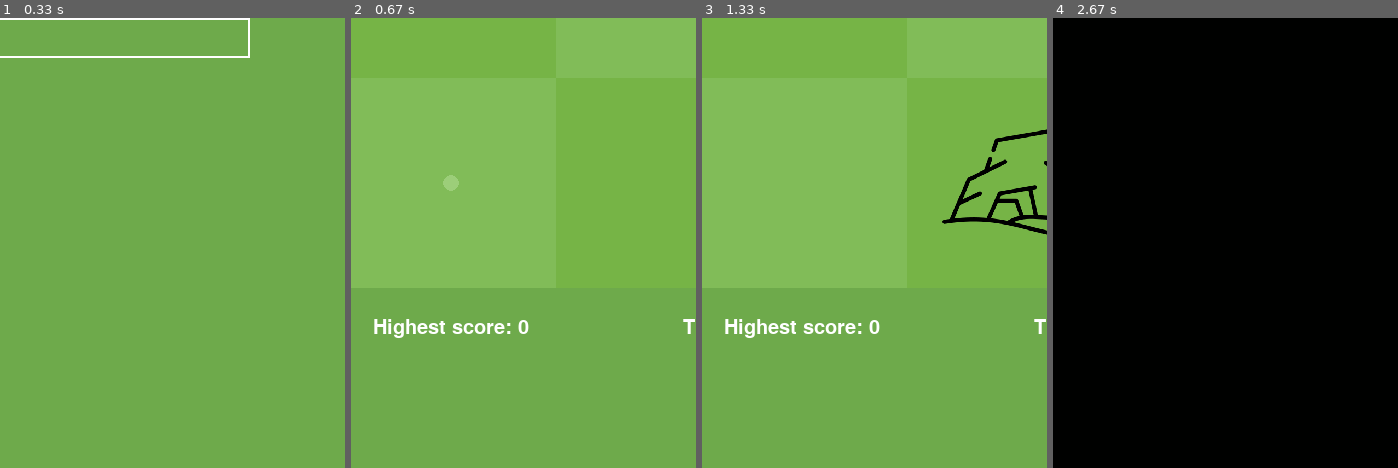
Above: before the commit, frames 1-4 (left to right).
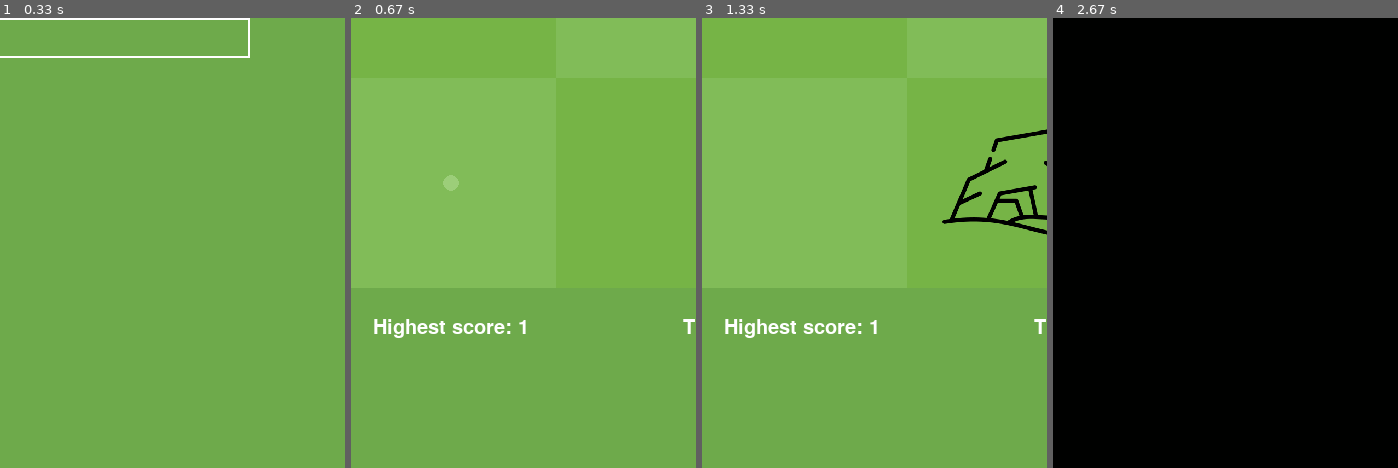
Above: after the commit, the same moments.

Repository: EvgeniyaGo/TUES-9th-grade-Pygame
Game: pygame game, started from BoardMain.py
The game is run twice, just before and just after one commit, with the same random seed, the same clock (stepped at 60 frames per second) and the same inputs.
Inputs (mouse positions are % of the whole screen's width and height, from its top left):
- Up to frame 1 (0.33 s): no input
- Up to frame 2 (0.67 s): tap Enter at 0.33 s
- Up to frame 3 (1.33 s): click (26, 51) at 0.72 s; click (65, 15) at 1.05 s
- Up to frame 4 (2.67 s): click (24, 13) at 1.38 s; click (50, 62) at 1.72 s; click (36, 29) at 2.05 s; click (70, 42) at 2.38 s
The pictures show only the part of the screen within x 36-86%, y 50-100%; the shares and areas given below are measured in that part.

Frame 1 is identical in both runs. In frame 2, less than 0.1% of the frame differs, in the area x 48-52%, y 67-71%; in frame 3, less than 0.1%; in frame 4, nothing differs.

Commit message:
Sound, final polish and read_me
- Added music, sound effect when collecting a carrot
- Checked for pep-8 errors
- Readme file

Diff:
--- a/BoardMain.py
+++ b/BoardMain.py
@@ -6,7 +6,7 @@
 
 # Constants for the pygame
 # For the game screen size (630 so it can be devided by 5, 7 and 9 squares)
-WIDTH = HEIGHT = 630 # For the game screen size
+WIDTH = HEIGHT = 630  # For the game screen size
 BORDER = 30  # For spacing left and right
 REAL_HEIGHT = HEIGHT + BORDER * 4 + 150  # For game real screen size (900)
 REAL_WIDTH = WIDTH + BORDER * 2  # For game real screen size (690)
@@ -46,7 +46,7 @@
             counter += 1
             addElement(screen, board, "CR")
     elif DIMENTIONS > 3:
-        while counter < 3:
+        while counter < DIMENTIONS // 2:
             counter += 1
             addElement(screen, board, "CR")
     elif levels_passed > 0:
@@ -72,8 +72,8 @@
     for row in range(DIMENTIONS):  # top -> bottom
         for col in range(DIMENTIONS):  # left -> right
             piece = board[row][col]
-            if piece != "--": # if it's not empty slot
-                if piece == "CR": # if it's a carrot - make it smaller
+            if piece != "--":  # if it's not empty slot
+                if piece == "CR":  # if it's a carrot - make it smaller
                     spacing_for_piece = SPACING * 3
                 else:
                     spacing_for_piece = SPACING * 2
@@ -116,9 +116,12 @@
 
 # Rerender the top part of the screen where is "Score: ..."
 def renderText(screen, font, score_this, text_surface, spacing, levels_passed, player_name):
-    screen.fill((110, 170, 75), (0, spacing, REAL_WIDTH, text_surface.get_height()))
-    text_surface = font.render(player_name + " | Level " + str(levels_passed) + "  |  Score: " + str(score_this), True, (255, 255, 255))
-    screen.blit(text_surface, ((REAL_WIDTH - text_surface.get_width()) // 2, BORDER))
+    screen.fill((110, 170, 75), (0, spacing,
+                REAL_WIDTH, text_surface.get_height()))
+    text_surface = font.render(player_name + " | Level " + str(
+        levels_passed) + "  |  Score: " + str(score_this), True, (255, 255, 255))
+    screen.blit(
+        text_surface, ((REAL_WIDTH - text_surface.get_width()) // 2, BORDER))
 
 # Show input-name-screen before game starts
 def welcome_screen(screen):
@@ -149,13 +152,16 @@
         # Render the "Welcome!" message and input
         font = p.font.Font(None, WIDTH // 6)
         welcome_text = font.render("Welcome!", True, (255, 255, 255))
-        welcome_rect = welcome_text.get_rect(center=(REAL_WIDTH // 2, REAL_HEIGHT // 3))
+        welcome_rect = welcome_text.get_rect(
+            center=(REAL_WIDTH // 2, REAL_HEIGHT // 3))
         screen.blit(welcome_text, welcome_rect)
 
         # Render the small text above the input field
         small_font = p.font.Font(None, BORDER)
-        small_text = small_font.render("Input your name and press enter:", True, (255, 255, 255))
-        small_rect = small_text.get_rect(center=(REAL_WIDTH // 2, REAL_HEIGHT // 2 - 30))
+        small_text = small_font.render(
+            "Input your name and press enter:", True, (255, 255, 255))
+        small_rect = small_text.get_rect(
+            center=(REAL_WIDTH // 2, REAL_HEIGHT // 2 - 30))
         screen.blit(small_text, small_rect)
 
         p.draw.rect(screen, input_color, input_rect, 2)
@@ -174,7 +180,8 @@
     # Create black-to-green transition
     frame_count = 0
     while frame_count < 2000:
-        current_color = p.Color.lerp(p.Color(0, 0, 0), p.Color(60, 90, 40), frame_count / 2000)
+        current_color = p.Color.lerp(
+            p.Color(0, 0, 0), p.Color(60, 90, 40), frame_count / 2000)
         screen.fill(current_color)
         p.display.update()
         frame_count += 1
@@ -182,23 +189,28 @@
     # Create the 'You died' message
     font = p.font.Font(None, WIDTH//5)
     you_died_text = font.render("You died!", True, (255, 255, 255))
-    you_died_rect = you_died_text.get_rect(center=(REAL_WIDTH // 2, REAL_HEIGHT // 3))
+    you_died_rect = you_died_text.get_rect(
+        center=(REAL_WIDTH // 2, REAL_HEIGHT // 3))
 
     # Create the 'Cause of death: unknown' text
     font = p.font.Font(None, WIDTH//14)
     cause_of_death_text = font.render("Cause of death:", True, (255, 255, 255))
-    cause_of_death_rect = cause_of_death_text.get_rect(center=(REAL_WIDTH // 2, REAL_HEIGHT // 3 + WIDTH // 12 + BORDER * 2))
+    cause_of_death_rect = cause_of_death_text.get_rect(
+        center=(REAL_WIDTH // 2, REAL_HEIGHT // 3 + WIDTH // 12 + BORDER * 2))
     font = p.font.Font(None, WIDTH//10)
     cause_of_death_text_2 = font.render(cause_of_death, True, (255, 90, 90))
-    cause_of_death_rect_2 = cause_of_death_text_2.get_rect(center=(REAL_WIDTH // 2, REAL_HEIGHT // 3 + WIDTH // 6.5 + BORDER * 2))
+    cause_of_death_rect_2 = cause_of_death_text_2.get_rect(
+        center=(REAL_WIDTH // 2, REAL_HEIGHT // 3 + WIDTH // 6.5 + BORDER * 2))
 
     # Create the 'Leave' button
-    leave_button = p.Rect(REAL_WIDTH // 2 - 100, REAL_HEIGHT // 2 + 180, 200, 50)
+    leave_button = p.Rect(REAL_WIDTH // 2 - 100,
+                          REAL_HEIGHT // 2 + 180, 200, 50)
     leave_text = font.render("Leave", True, (255, 255, 255))
     leave_rect = leave_text.get_rect(center=leave_button.center)
 
     # Create the 'Try Again' button
-    try_again_button = p.Rect(REAL_WIDTH // 2 - 100, REAL_HEIGHT // 2 + 110, 200, 50)
+    try_again_button = p.Rect(REAL_WIDTH // 2 - 100,
+                              REAL_HEIGHT // 2 + 110, 200, 50)
     try_again_text = font.render("Try Again", True, (255, 255, 255))
     try_again_rect = try_again_text.get_rect(center=try_again_button.center)
 
@@ -238,23 +250,28 @@
     group_width = score_label_text.get_width() + score_value_text.get_width()
     group_left = (REAL_WIDTH - group_width) // 2
     group_top = REAL_HEIGHT // 5 + BORDER
-    score_label_rect = score_label_text.get_rect(topleft=(group_left, group_top))
-    score_value_rect = score_value_text.get_rect(topleft=(score_label_rect.right, group_top))
+    score_label_rect = score_label_text.get_rect(
+        topleft=(group_left, group_top))
+    score_value_rect = score_value_text.get_rect(
+        topleft=(score_label_rect.right, group_top))
 
     # Create the 'Leave' button
-    leave_button = p.Rect(REAL_WIDTH // 2 - 100, REAL_HEIGHT // 2 + 200, 200, 50)
+    leave_button = p.Rect(REAL_WIDTH // 2 - 100,
+                          REAL_HEIGHT // 2 + 200, 200, 50)
     leave_text = font.render("Leave", True, (255, 255, 255))
     leave_rect = leave_text.get_rect(center=leave_button.center)
 
     # Create the 'Try Again' button
-    try_again_button = p.Rect(REAL_WIDTH // 2 - 100, REAL_HEIGHT // 2 + 130, 200, 50)
+    try_again_button = p.Rect(REAL_WIDTH // 2 - 100,
+                              REAL_HEIGHT // 2 + 130, 200, 50)
     try_again_text = font.render("Try Again", True, (255, 255, 255))
     try_again_rect = try_again_text.get_rect(center=try_again_button.center)
 
     # Create the top three winners text
     font = p.font.Font(None, WIDTH // 14)
     top_three_text = font.render("Top Three Winners:", True, (255, 255, 255))
-    top_three_rect = top_three_text.get_rect(center=(REAL_WIDTH // 2, REAL_HEIGHT // 2 - 100))
+    top_three_rect = top_three_text.get_rect(
+        center=(REAL_WIDTH // 2, REAL_HEIGHT // 2 - 100))
 
     # Create the font for displaying scores
     font = p.font.Font(None, WIDTH // 20)
@@ -274,9 +291,9 @@
     y_offset = REAL_HEIGHT // 2 - 50
     for i, (name, score) in enumerate(sorted_scores[:3]):
         winner_text = font.render(f"{name}: {score}", True, (255, 255, 255))
-        winner_rect = winner_text.get_rect(center=(REAL_WIDTH // 2, y_offset + i * 50))
+        winner_rect = winner_text.get_rect(
+            center=(REAL_WIDTH // 2, y_offset + i * 50))
         screen.blit(winner_text, winner_rect)
-
     p.display.update()
 
     while True:
@@ -301,6 +318,7 @@
             name, score = line.strip().split(':')
             scores[name] = int(score)
     return scores
+
 def save_scores(scores):
     with open("scores_table.txt", 'w') as file:
         for name, score in scores.items():
@@ -310,16 +328,19 @@
 def main():
     # Beginning setup
     p.init()
+    p.mixer.init()
+    p.mixer.music.load("./music.mp3")
+    sound_effect_collected = p.mixer.Sound("./collected.mp3")
     global DIMENTIONS
     global SQ_SIZE
     global SPACING
     screen = p.display.set_mode((REAL_WIDTH, REAL_HEIGHT))
     start_time = p.time.get_ticks()
-
     screen.fill((110, 170, 75))
 
     # Variables
-    sq_selected = [0, 0] # Keep track of the last click of the player (row, col)
+    # Keep track of the last click of the player (row, col)
+    sq_selected = [0, 0]
     score_this = 0
     moves_left = int(DIMENTIONS * 1.5)
     levels_passed = 0
@@ -336,34 +357,43 @@
     except:
         highest_score = 0
     board = emptyBoard()
-    bunny_pos = generateGame(screen, board, levels_passed) # Generates random setting and returns the pos. of the bunny
+    # Generates random setting and returns the pos. of the bunny
+    bunny_pos = generateGame(screen, board, levels_passed)
 
     # Texts initialization
     font = p.font.Font(None, int(BORDER * 1.5))
-    text_score_surface = font.render(player_name + " | Level " + str(levels_passed) + "  |  Score: " + str(score_this), True, (255, 255, 255))
-    screen.blit(text_score_surface, ((REAL_WIDTH - text_score_surface.get_width()) // 2, BORDER))
-    font_small = p.font.Font(None, int(BORDER ))
+    text_score_surface = font.render(player_name + " | Level " + str(
+        levels_passed) + "  |  Score: " + str(score_this), True, (255, 255, 255))
+    screen.blit(text_score_surface,
+                ((REAL_WIDTH - text_score_surface.get_width()) // 2, BORDER))
+    font_small = p.font.Font(None, int(BORDER))
     time_left = 30 - p.time.get_ticks() // 1000
-    text_info_surface = font_small.render("Moves left: " + str(moves_left) + "\nTime: " + str(time_left), True, (255, 255, 255))
-    screen.blit(text_info_surface, ((REAL_WIDTH - text_score_surface.get_width()) // 2, BORDER * 4 + HEIGHT))
+    text_info_surface = font_small.render(
+        "Moves left: " + str(moves_left) + "\nTime: " + str(time_left), True, (255, 255, 255))
+    screen.blit(text_info_surface, ((
+        REAL_WIDTH - text_score_surface.get_width()) // 2, BORDER * 4 + HEIGHT))
 
     # Main game logic
     game_on = True
+    p.mixer.music.play(-1)
     while game_on:
         if moves_left <= 0:
             game_on = endGame(screen, "Ran out of moves")
             if game_on:
-                #Restart the game
+                # Restart the game
                 board = emptyBoard()
                 screen.fill((110, 170, 75))
                 score_this = 0
                 bunny_pos = generateGame(screen, board, levels_passed)
                 moves_left = int(DIMENTIONS * 1.5)
-                screen.blit(text_score_surface, ((REAL_WIDTH - text_score_surface.get_width()) // 2, BORDER))
-                font_small = p.font.Font(None, int(BORDER ))
+                screen.blit(text_score_surface, ((
+                    REAL_WIDTH - text_score_surface.get_width()) // 2, BORDER))
+                font_small = p.font.Font(None, int(BORDER))
                 start_time = p.time.get_ticks()
-                text_info_surface = font_small.render("Moves left: " + str(moves_left) + "\nTime: " + str(time_left), True, (255, 255, 255))
-                screen.blit(text_info_surface, ((REAL_WIDTH - text_score_surface.get_width()) // 2, BORDER * 4 + HEIGHT))
+                text_info_surface = font_small.render(
+                    "Moves left: " + str(moves_left) + "\nTime: " + str(time_left), True, (255, 255, 255))
+                screen.blit(text_info_surface, ((
+                    REAL_WIDTH - text_score_surface.get_width()) // 2, BORDER * 4 + HEIGHT))
             else:
                 break
         elif time_left <= 0:
@@ -383,10 +413,12 @@
                 sq_selected[1] = (location[0] - BORDER) // SQ_SIZE
                 if (sq_selected[0] > bunny_pos[0] + 1 or sq_selected[0] < bunny_pos[0] - 1) or (sq_selected[1] > bunny_pos[1] + 1 or sq_selected[1] < bunny_pos[1] - 1):  # if can't move there
                     break
-                if ((sq_selected[0] > DIMENTIONS - 1 or sq_selected[0] < 0) or (sq_selected[1] > DIMENTIONS - 1 or sq_selected[1] < 0)): # if it's out of the board
+                # if it's out of the board
+                if ((sq_selected[0] > DIMENTIONS - 1 or sq_selected[0] < 0) or (sq_selected[1] > DIMENTIONS - 1 or sq_selected[1] < 0)):
                     break
                 if sq_selected != bunny_pos:  # if we clicked not on position of the bunny -> move it
-                    if board[sq_selected[0]][sq_selected[1]] == "HM":  # if we are going to the burrow
+                    # if we are going to the burrow
+                    if board[sq_selected[0]][sq_selected[1]] == "HM":
                         levels_passed += 1
                         if levels_passed <= 20:
                             if levels_passed % 5 == 0:
@@ -402,13 +434,16 @@
                         bunny_pos = generateGame(screen, board, levels_passed)
                         score_this += 1
                         moves_left = int(DIMENTIONS * 1.5)
-                        renderText(screen, font, score_this, text_score_surface, BORDER, levels_passed, player_name)
+                        renderText(screen, font, score_this, text_score_surface,
+                                   BORDER, levels_passed, player_name)
 
                     else:
                         # if we stepped on a carrot
                         if board[sq_selected[0]][sq_selected[1]] == "CR":
                             score_this += 10
-                            renderText(screen, font, score_this, text_score_surface, BORDER, levels_passed, player_name)
+                            sound_effect_collected.play()
+                            renderText(
+                                screen, font, score_this, text_score_surface, BORDER, levels_passed, player_name)
                         # move the bunny
                         board[bunny_pos[0]][bunny_pos[1]] = "--"
                         bunny_pos[0] = sq_selected[0]
@@ -416,13 +451,19 @@
                         board[sq_selected[0]][sq_selected[1]] = "BN"
                         moves_left -= 1
         # Rendering information below the game. Out of the loop so it can count time smooth
-        screen.fill((110, 170, 75), (0, BORDER * 4 + HEIGHT, REAL_WIDTH, text_info_surface.get_height()))
-        text_info_surface = font_small.render("Moves left: " + str(moves_left), True, (255, 255, 255))
+        screen.fill((110, 170, 75), (0, BORDER * 4 + HEIGHT,
+                    REAL_WIDTH, text_info_surface.get_height()))
+        text_info_surface = font_small.render(
+            "Moves left: " + str(moves_left), True, (255, 255, 255))
         screen.blit(text_info_surface, (BORDER, BORDER * 4 + HEIGHT))
-        text_info_surface = font_small.render("Time: " + str(time_left), True, (255, 255, 255))
-        screen.blit(text_info_surface, (BORDER + WIDTH - text_info_surface.get_width(), BORDER * 4 + HEIGHT))
-        text_info_surface = font_small.render("Highest score: " + str(highest_score), True, (255, 255, 255))
-        screen.blit(text_info_surface, (BORDER + WIDTH // 2 - text_info_surface.get_width() // 2, BORDER * 4 + HEIGHT))
+        text_info_surface = font_small.render(
+            "Time: " + str(time_left), True, (255, 255, 255))
+        screen.blit(text_info_surface, (BORDER + WIDTH -
+                    text_info_surface.get_width(), BORDER * 4 + HEIGHT))
+        text_info_surface = font_small.render(
+            "Highest score: " + str(highest_score), True, (255, 255, 255))
+        screen.blit(text_info_surface, (BORDER + WIDTH // 2 -
+                    text_info_surface.get_width() // 2, BORDER * 4 + HEIGHT))
         drawGameState(screen, board, bunny_pos)
         time_left = 30 - p.time.get_ticks() // 1000
         p.display.flip()
--- a/scores_table.txt
+++ b/scores_table.txt
@@ -0,0 +1 @@
+dwd:1
Not shown, added: README_BASIC_GAME_DESIGN.txt
Not shown, added: collected.mp3
Not shown, added: music.mp3
